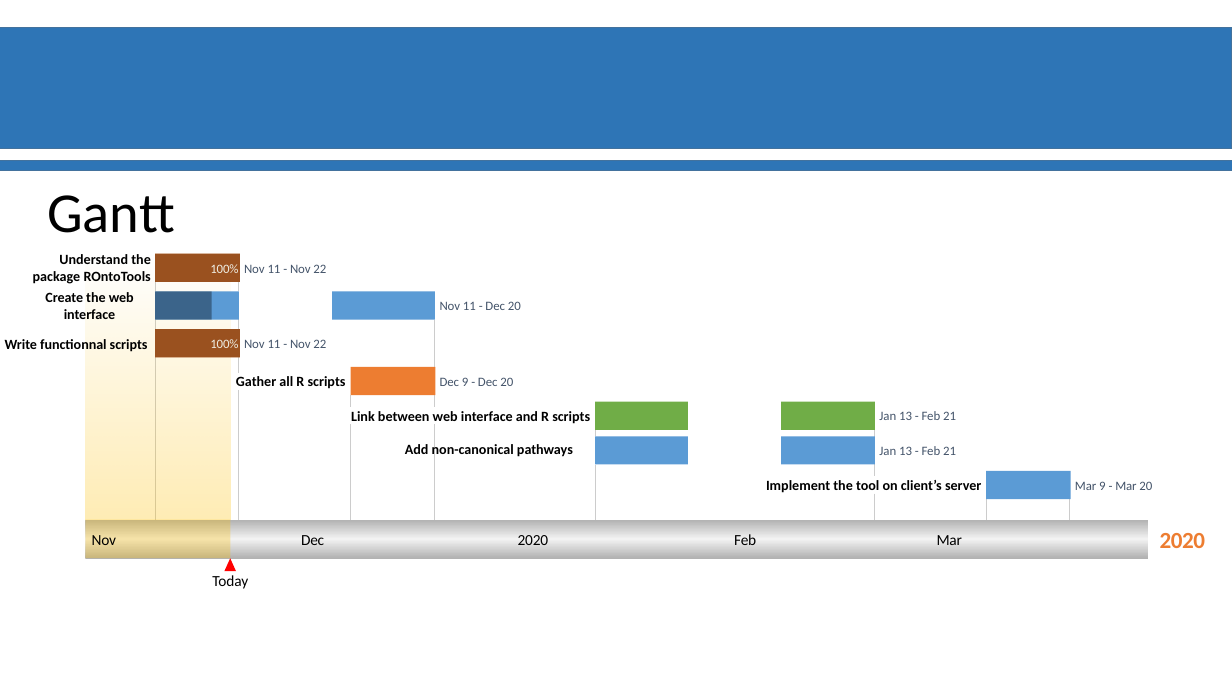
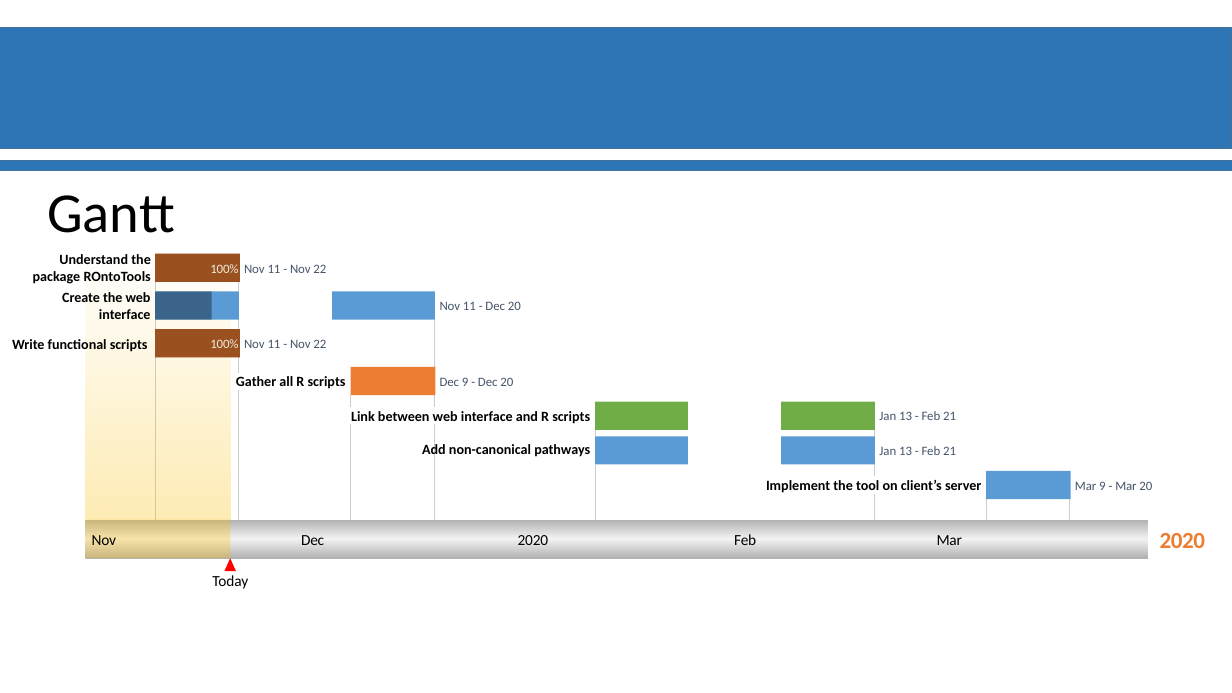
Before and after one commit to materrien/Projet-INSERM, a slide deck: slide 10 of Diapos_Suivit_projet.pptx. Drawn at 1232x693 pixels with LibreOffice and Linux fonts; fonts in the diff are those of the drawing; background and template pictures are left out. Boxes give left, top, right and bottom in pixels: in the first picture for what was removed or moved away, otherwise in the second. Text is boxed around its words. In the diff, an @@ line names an element or a change of style, - is before the commit and + after.

```diff
--- a/Diapos_Suivit_projet.pptx
+++ b/Diapos_Suivit_projet.pptx
@@ text "Create the web interface" at (62,292,151,319): alignment centre to right @@
@@ text at (12,339,148,352): text changed @@
-Write functionnal scripts
+Write functional scripts
@@ text "Add non-canonical pathways" at (422,442,590,458): alignment centre to right @@
```
Also in this commit, not shown: 7 other slides changed.
